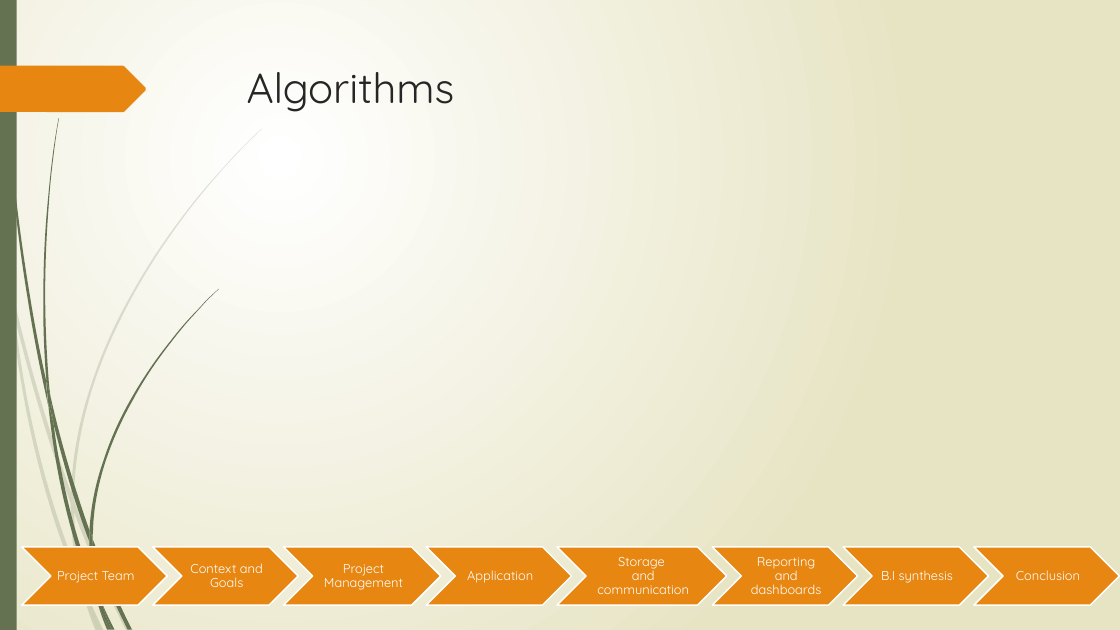
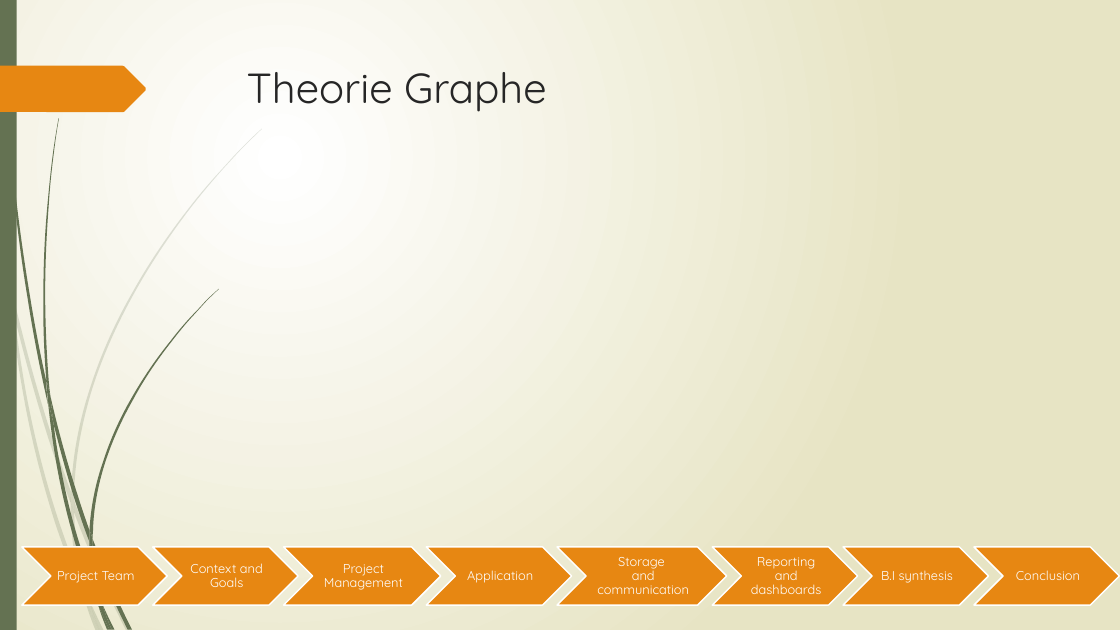
Before and after one commit to Gaetan90/ProjetBI, a slide deck: slide 18 of Projet BI.pptx (slide 15 before the commit). Drawn at 1120x630 pixels with LibreOffice and Linux fonts; fonts in the diff are those of the drawing; background and template pictures are left out. Boxes give left, top, right and bottom in pixels: in the first picture for what was removed or moved away, otherwise in the second. Text is boxed around its words. In the diff, an @@ line names an element or a change of style, - is before the commit and + after.

```diff
--- a/Projet BI.pptx
+++ b/Projet BI.pptx
@@ title at <box>247,72,547,112</box>: text changed @@
-Algorithms
+Theorie Graphe
```
Also in this commit, not shown: 2 other slides changed, 3 slides added, 1 other file.
